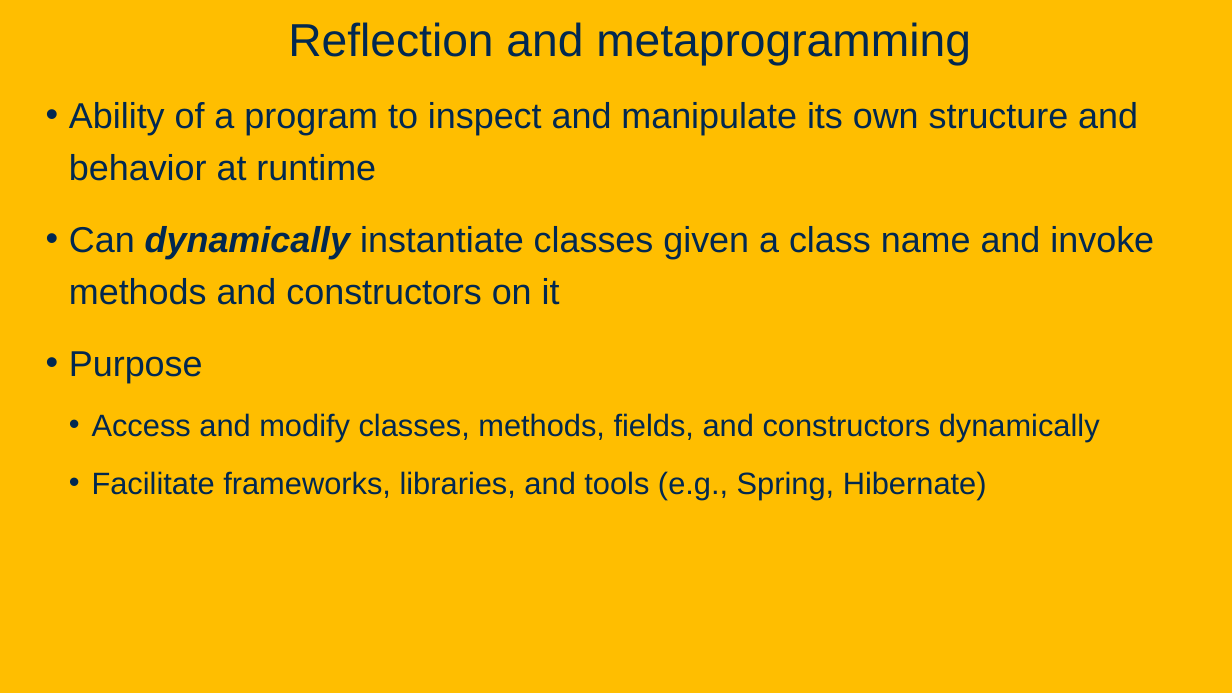
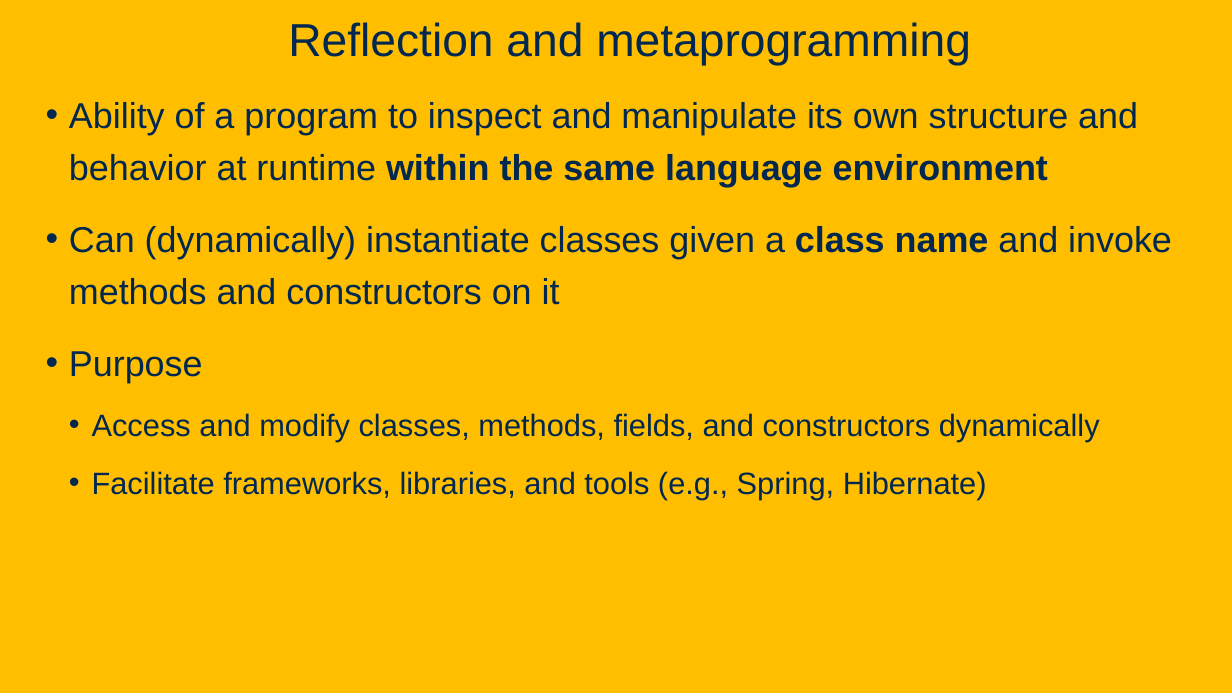
Before and after one commit to davsec-teaching/ecs160-f25, a slide deck: slide 11 of slides/5_annotations_and_reflection.pptx (slide 9 before the commit). Drawn at 1232x693 pixels with LibreOffice and Linux fonts; fonts in the diff are those of the drawing; background and template pictures are left out. Boxes give left, top, right and bottom in pixels: in the first picture for what was removed or moved away, otherwise in the second. Text is boxed around its words. In the diff, an @@ line names an element or a change of style, - is before the commit and + after.

```diff
--- a/slides/5_annotations_and_reflection.pptx
+++ b/slides/5_annotations_and_reflection.pptx
@@ text at [69, 102, 1172, 305]: text changed @@
-• Ability of a program to inspect and manipulate its own structure and behavior at runtime
-• Can dynamically instantiate classes given a class name and invoke methods and constructors on it
+• Ability of a program to inspect and manipulate its own structure and behavior at runtime within the same language environment
+• Can (dynamically) instantiate classes given a class name and invoke methods and constructors on it
```
Also in this commit, not shown: 10 other slides changed, 9 slides added, 1 slide removed.
